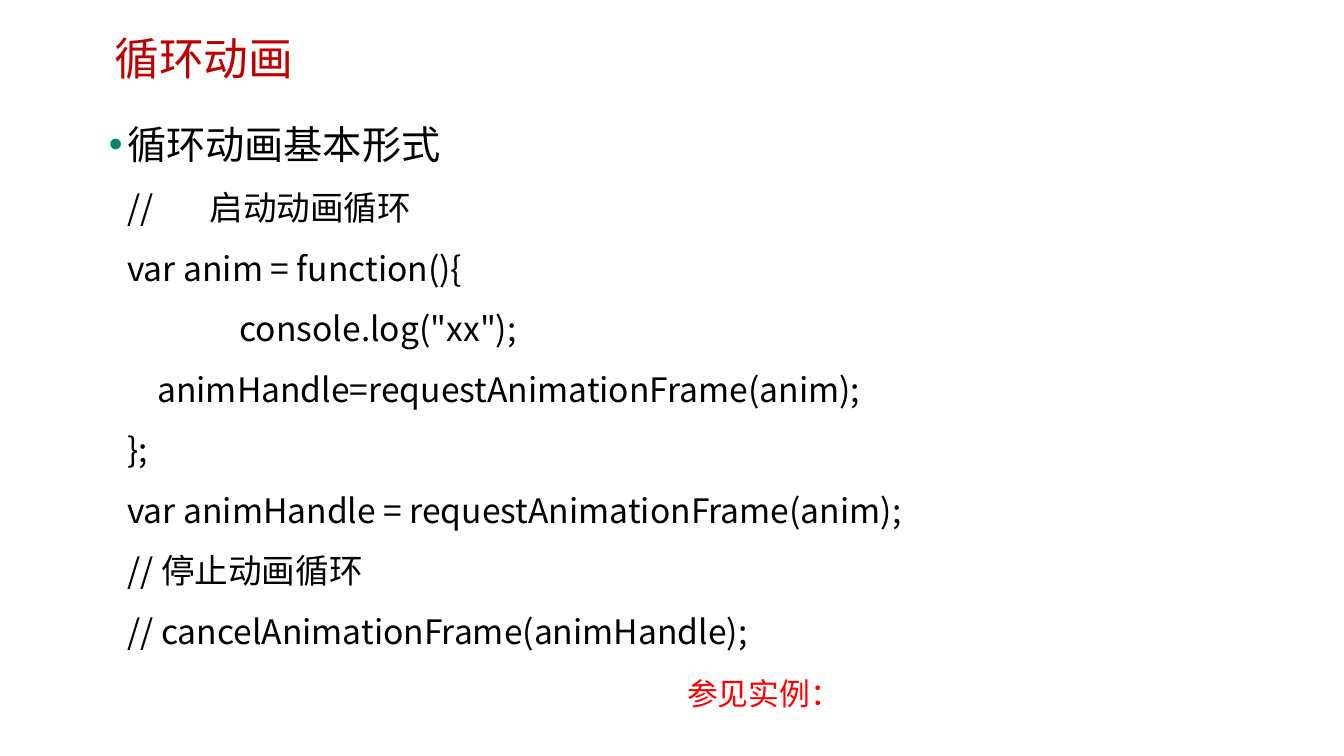
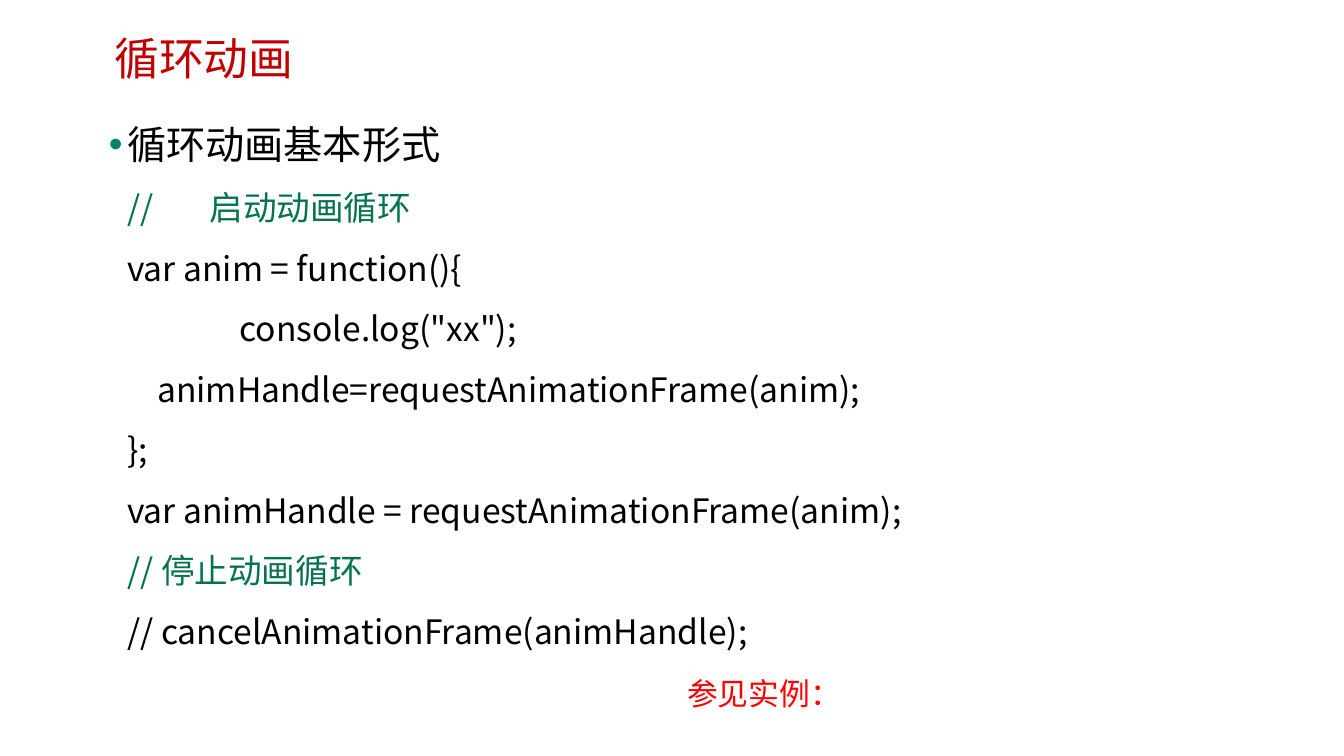
Before and after one commit to edu2act/course-H5-Animation-and-Game-Development, a slide deck: slide 6 of 课程PPT/（04）H5 Canvas动画.pptx (slide 3 before the commit). Drawn at 1344x756 pixels with LibreOffice and Linux fonts; fonts in the diff are those of the drawing; background and template pictures are left out. Boxes give left, top, right and bottom in pixels: in the first picture for what was removed or moved away, otherwise in the second. Text is boxed around its words. In the diff, an @@ line names an element or a change of style, - is before the commit and + after.

```diff
--- a/课程PPT/（04）H5 Canvas动画.pptx
+++ b/课程PPT/（04）H5 Canvas动画.pptx
@@ text "循环动画基本形式 // 启动动画循环 var anim ..." at <box>127,126,902,651</box>: text colour #000000 to #03724E in "// 启动动画循环 // 停止动画循环" @@
```
Also in this commit, not shown: 3 other slides changed, 5 slides added, 18 other files.
